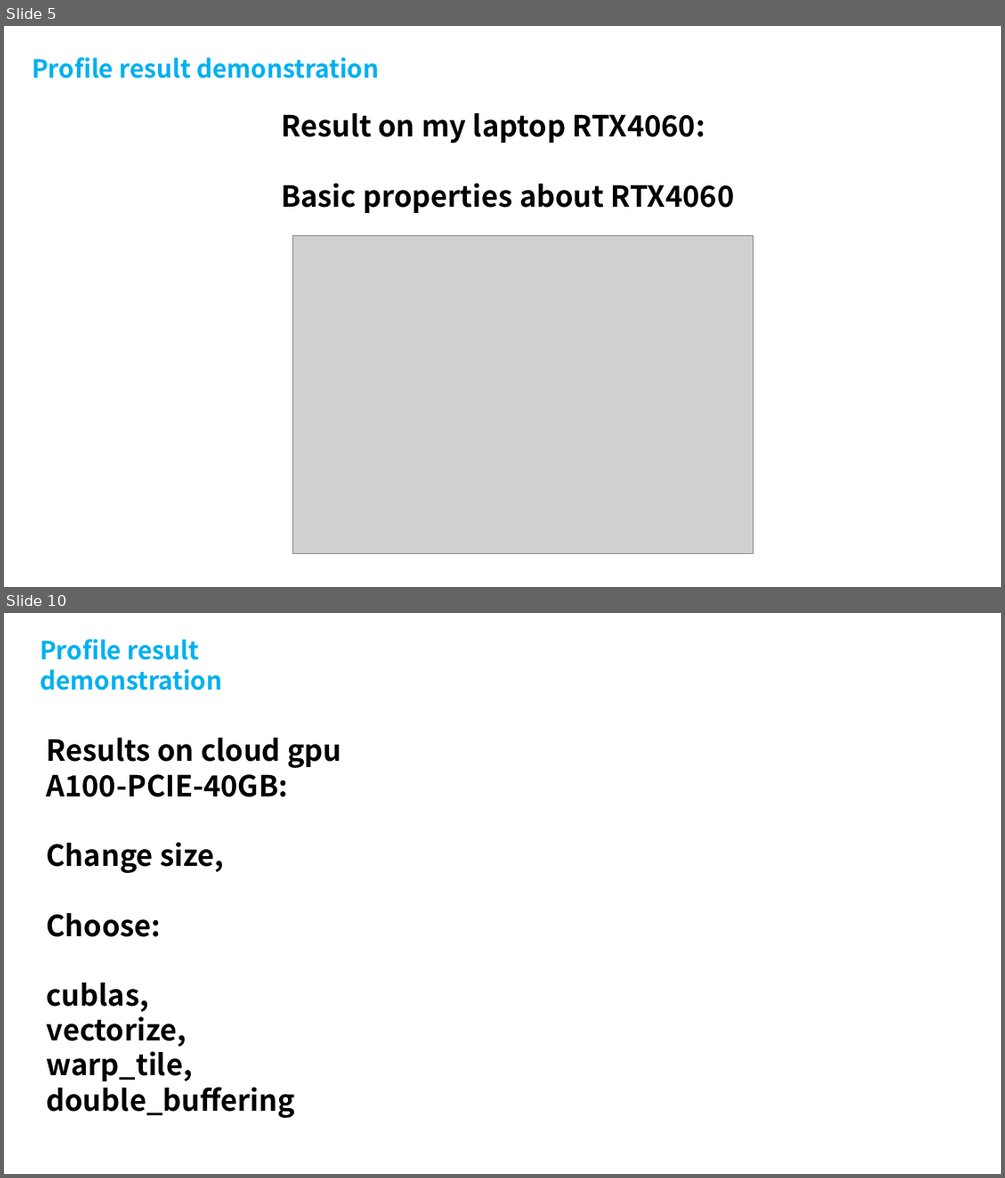
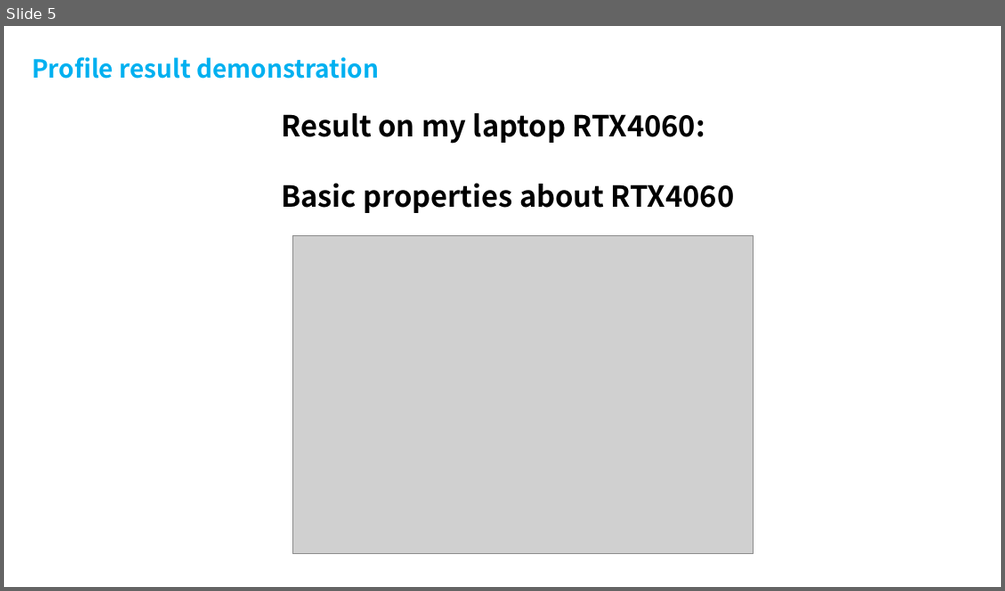
Before and after one commit to InhabitancyCocoon/feather_gemm, a slide deck: docs/presentation.pptx. Shown one above the other, each under a label of ours: slides 5 and 10 before the commit, slide 5 after it; the slides between them are not shown. The pictures are 1005x1178 and 1005x591 pixels, drawn with LibreOffice and Linux fonts; fonts in the diff are those of the drawing; grey boxes stand for pictures. Boxes give left, top, right and bottom in pixels: in the first picture for what was removed or moved away, otherwise in the second. Text is boxed around its words. In the diff, an @@ line names an element or a change of style, - is before the commit and + after.

```diff
--- a/docs/presentation.pptx
+++ b/docs/presentation.pptx
@@ slide 10 removed at (x1=4, y1=613, x2=1001, y2=1174), background #FFFFFF @@
@@ text removed at (x1=40, y1=639, x2=222, y2=690) @@
-Profile result demonstration
@@ text removed at (x1=47, y1=738, x2=341, y2=1118) @@
-Results on cloud gpu A100-PCIE-40GB:
-Change size,
-Choose:
-cublas,
-vectorize,
-warp_tile,
-double_buffering
```
Also in this commit, not shown: 6 slides changed, 41 slides added, 4 other slides removed.
